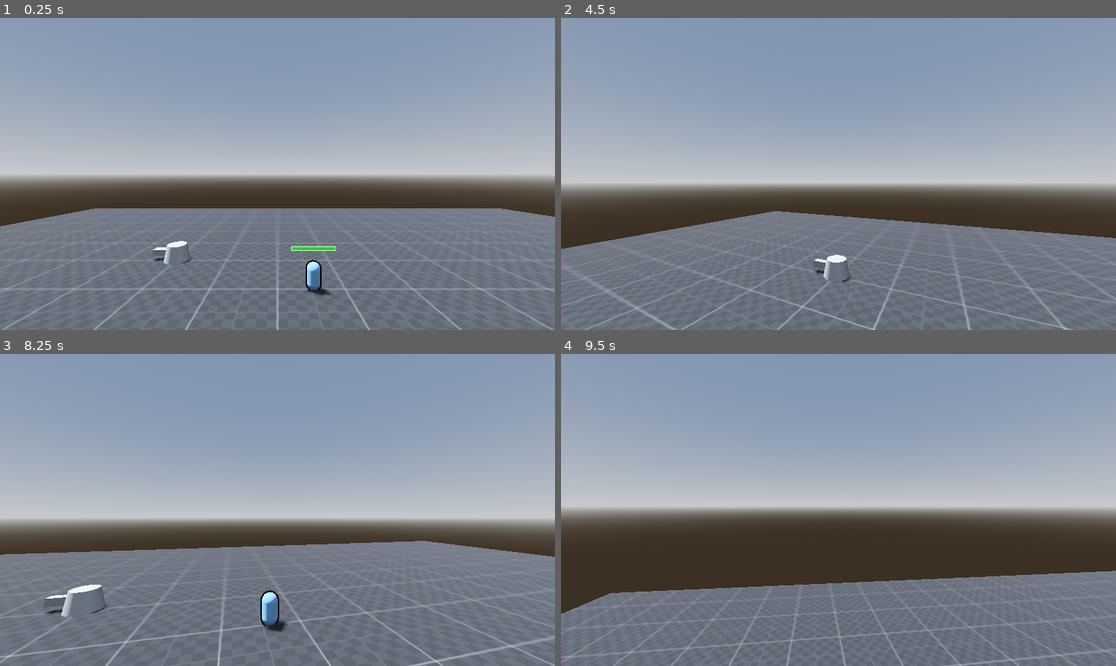
Above: before the commit, frames 1-4 (two rows, left to right).
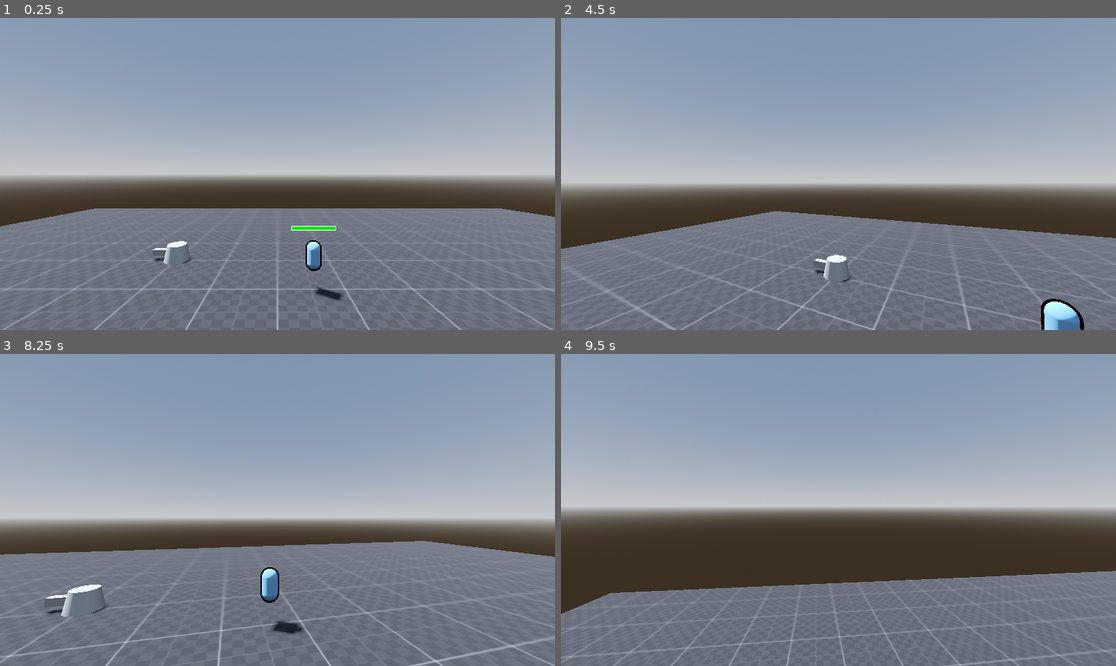
Above: after the commit, the same moments.

Repository: Acux-Dev/tdmonsters
Game: Godot game, scene res://Scenes/Terrain/testTerrain.tscn
The game is run twice, just before and just after one commit, with the same random seed, the same clock (stepped at 60 frames per second) and the same inputs. The project has no main scene, so this scene is started directly.
Inputs (mouse positions are in pixels of both pictures, inside the frame that each line leads up to):
- Up to frame 1 (0.25 s): no input
- Up to frame 2 (4.5 s): tap Enter (ui_accept) at 0.5, 0.77, 1.52, 3.02, 3.5, 3.77 s; move the mouse to (866, 174) at 0.52 s; press the mouse at (866, 174) at 0.53 s; hold W (forward) from 0.53 s (still down); move the mouse to (810, 174) at 1.27 s; release the mouse at (810, 174) at 1.28 s; click (810, 174) at 1.35 s; move the mouse to (849, 167) at 2.02 s; hold Ctrl (crouch) 2.03-2.78 s; click (849, 167) at 2.3 s; move the mouse to (832, 180) at 2.77 s; tap Alt (free_look) at 2.85 s; click (832, 180) at 3.05 s; move the mouse to (877, 177) at 3.52 s; hold Shift (sprint) 3.53-4.28 s; click (877, 177) at 3.8 s; tap F1 (debug_reset) at 4.25 s; move the mouse to (794, 170) at 4.27 s; tap O at 4.35 s
- Up to frame 3 (8.25 s): tap Enter (ui_accept) at 4.52, 6.02, 6.77, 7.25, 7.52 s; click (233, 506) at 4.55 s; move the mouse to (283, 510) at 5.02 s; press the mouse at (283, 510) at 5.03 s; tap U at 5.1 s; move the mouse to (255, 503) at 5.77 s; release W (forward) at 5.78 s; release the mouse at (255, 503) at 5.78 s; hold D (right) 5.78-6.53 s; tap Tab at 5.85 s; click (255, 503) at 6.05 s; move the mouse to (305, 510) at 6.52 s; press the mouse at (305, 510) at 6.53 s; hold W (forward) from 6.53 s (still down); move the mouse to (249, 510) at 7.27 s; release the mouse at (249, 510) at 7.28 s; click (249, 510) at 7.35 s; tap F1 (debug_reset) at 8 s; move the mouse to (288, 503) at 8.02 s; hold Ctrl (crouch) from 8.03 s (still down)
- Up to frame 4 (9.5 s): click (849, 503) at 8.3 s; move the mouse to (832, 516) at 8.77 s; release W (forward) at 8.78 s; release Ctrl (crouch) at 8.78 s; hold A (left) from 8.78 s (still down); tap Alt (free_look) at 8.85 s; tap Enter (ui_accept) at 9.02 s; click (832, 516) at 9.05 s

The runs differ from the first frame. In frame 1, 0.7% of the frame differs, in the area x 0-92%, y 61-91%; in frame 2, 0.6%; in frame 3, 0.7%; in frame 4, less than 0.1%.

Commit message:
migration to godot 4.4

Diff:
--- a/Scenes/Player/camera_player.gd
+++ b/Scenes/Player/camera_player.gd
@@ -22,11 +22,10 @@
 			if camera_distance > 0:
 				translate(lerp(Vector3(), Vector3(0,0,-2), 0.2))
 				camera_distance -= 2
-
-	if camera_distance == 0:
-		GameManager.mouseCapture()
-	else:
-		GameManager.mouseVisible()
+		if camera_distance == 0:
+			GameManager.mouseCapture()
+		else:
+			GameManager.mouseVisible()
 
 func shoot_ray():
 	var mouse_pos = get_viewport().get_mouse_position()
--- a/Scenes/Terrain/testTerrain.tscn
+++ b/Scenes/Terrain/testTerrain.tscn
@@ -65,7 +65,7 @@
 [node name="TowerContainer" type="Node3D" parent="."]
 
 [node name="EnemyPath" type="Path3D" parent="."]
-transform = Transform3D(1, 0, 0, 0, 1, 0, 0, 0, 1, 3, 0.1, 0)
+transform = Transform3D(1, 0, 0, 0, 1, 0, 0, 0, 1, 3, 0.5, 0)
 curve = SubResource("Curve3D_dh756")
 
 [node name="EnemySpawnTimer" type="Timer" parent="."]
--- a/project.godot
+++ b/project.godot
@@ -11,7 +11,7 @@
 [application]
 
 config/name="TDMonsters"
-config/features=PackedStringArray("4.3", "Forward Plus")
+config/features=PackedStringArray("4.4", "Forward Plus")
 config/icon="res://icon.svg"
 
 [autoload]
@@ -105,3 +105,12 @@
 "events": [Object(InputEventMouseButton,"resource_local_to_scene":false,"resource_name":"","device":-1,"window_id":0,"a …(253 unchanged characters)…
 ]
 }
+right_click={
+"deadzone": 0.5,
+"events": [Object(InputEventMouseButton,"resource_local_to_scene":false,"resource_name":"","device":-1,"window_id":0,"alt_pressed":false,"shift_pressed":false,"ctrl_pressed":false,"meta_pressed":false,"button_mask":2,"position":Vector2(92, 4),"global_position":Vector2(99, 40),"factor":1.0,"button_index":2,"canceled":false,"pressed":true,"double_click":false,"script":null)
+]
+}
+
+[physics]
+
+3d/physics_engine="Jolt Physics"
Not shown, added: Materials/Shaders/perfect_outline_shader.gdshader.uid
Not shown, added: Scenes/Assets/Bullet/bullet.gd.uid
Not shown: 1 places in Scenes/Assets/Bullet/bullet.tscn that only renumber resources
Not shown, added: Scenes/Assets/EnemyInfo/enemy_info.gd.uid
Not shown: 1 places in Scenes/Assets/EnemyInfo/enemy_info.tscn that only renumber resources
Not shown, added: Scenes/Enemies/TestingEnemies/bloon_1.gd.uid
Not shown: 1 places in Scenes/Enemies/TestingEnemies/enemy_bloon_1.tscn that only renumber resources
Not shown: 1 places in Scenes/Player/Player.tscn that only renumber resources
Not shown, added: Scenes/Player/camera_player.gd.uid
Not shown, added: Scenes/Terrain/game_scene.gd.uid
Not shown: 1 places in Scenes/Terrain/testTerrain.tscn that only renumber resources
Not shown, added: Scenes/Towers/SimpleTower/simple_tower.gd.uid
(and 5 more such lines)
